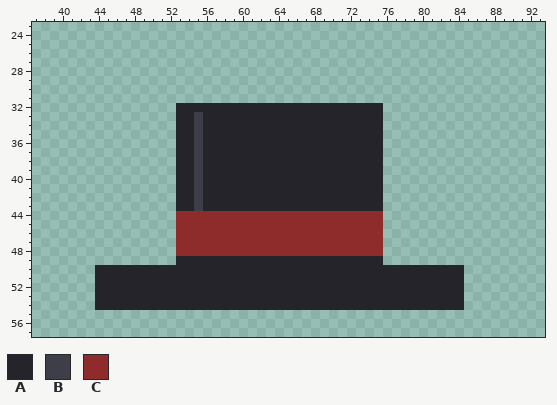
A pixel-art file gets an edit: fuentes/aseprite/geo/sombreros_chistera.aseprite. Above is the file before it was changed.
128x128 pixels, 1 frame. Shown: x 37..93, y 23..57.
Palette (. is transparent): A #24242a  B #3e3e48  C #8e2b2b
Pixels before, first column x 44:
32 .........AAAAAAAAAAAAAAAAAAAAAAA.........
33 .........AABAAAAAAAAAAAAAAAAAAAA.........
34 .........AABAAAAAAAAAAAAAAAAAAAA.........
35 .........AABAAAAAAAAAAAAAAAAAAAA.........
36 .........AABAAAAAAAAAAAAAAAAAAAA.........
37 .........AABAAAAAAAAAAAAAAAAAAAA.........
38 .........AABAAAAAAAAAAAAAAAAAAAA.........
39 .........AABAAAAAAAAAAAAAAAAAAAA.........
40 .........AABAAAAAAAAAAAAAAAAAAAA.........
41 .........AABAAAAAAAAAAAAAAAAAAAA.........
42 .........AABAAAAAAAAAAAAAAAAAAAA.........
43 .........AABAAAAAAAAAAAAAAAAAAAA.........
44 .........CCCCCCCCCCCCCCCCCCCCCCC.........
45 .........CCCCCCCCCCCCCCCCCCCCCCC.........
46 .........CCCCCCCCCCCCCCCCCCCCCCC.........
47 .........CCCCCCCCCCCCCCCCCCCCCCC.........
48 .........CCCCCCCCCCCCCCCCCCCCCCC.........
49 .........AAAAAAAAAAAAAAAAAAAAAAA.........
50 AAAAAAAAAAAAAAAAAAAAAAAAAAAAAAAAAAAAAAAAA
51 AAAAAAAAAAAAAAAAAAAAAAAAAAAAAAAAAAAAAAAAA
52 AAAAAAAAAAAAAAAAAAAAAAAAAAAAAAAAAAAAAAAAA
53 AAAAAAAAAAAAAAAAAAAAAAAAAAAAAAAAAAAAAAAAA
54 AAAAAAAAAAAAAAAAAAAAAAAAAAAAAAAAAAAAAAAAA
Once edited:
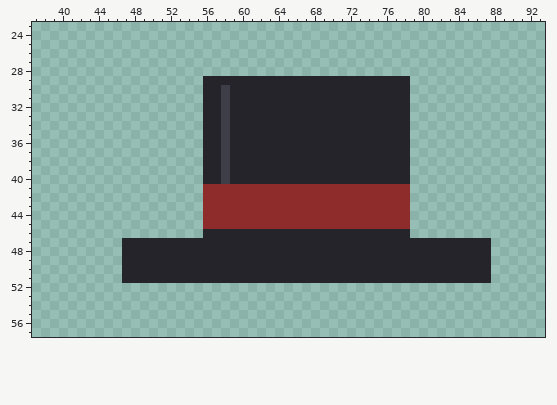
From old to new:
Changed rows in their new state; - is an unchanged pixel.
first column x 44:
29 ------------AAAAAAAAAAAAAAAAAAAAAAA---------
30 ------------AABAAAAAAAAAAAAAAAAAAAA---------
31 ------------AABAAAAAAAAAAAAAAAAAAAA---------
32 ---------...--B-----------------AAA---------
33 ---------...--B-----------------AAA---------
34 ---------...--B-----------------AAA---------
35 ---------...--B-----------------AAA---------
36 ---------...--B-----------------AAA---------
37 ---------...--B-----------------AAA---------
38 ---------...--B-----------------AAA---------
39 ---------...--B-----------------AAA---------
40 ---------...--B-----------------AAA---------
41 ---------...CCCCCCCCCCCCCCCCCCCCCCC---------
42 ---------...CCCCCCCCCCCCCCCCCCCCCCC---------
43 ---------...CCCCCCCCCCCCCCCCCCCCCCC---------
44 ---------...--------------------CCC---------
45 ---------...--------------------CCC---------
46 ---------...AAAAAAAAAAAAAAAAAAAAAAA---------
47 ---AAAAAAAAAAAAAAAAAAAAAAAAAAAAAAAAAAAAAAAAA
48 ---AAAAAAAAAAAAAAAAAAAAAAAAAAAAAAAAAAAAAAAAA
49 ---AAAAAA-----------------------AAAAAAAAAAAA
50 ...--------------------------------------AAA
51 ...--------------------------------------AAA
52 .........................................---
53 .........................................---
54 .........................................---
